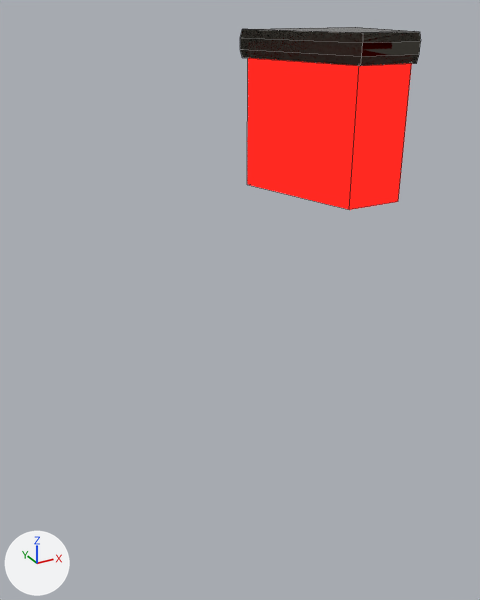
One commit to the Blender file BlenderStuff/PlsBlenderSan.blend: the scene before it, then after it.
Rendered twice from a camera (50 mm lens) standing at (-2.72, -7.68, 5.26) and looking at (1.49, -0.02, 1.43). Every picture has the same lights, and +X, +Y and +Z are marked at lower left. Mesh edges are drawn as thin lines. The same objects are shown in both versions, whatever each file hides.

Names of what the first picture shows: 'Lava', 'Lava_Holder'.
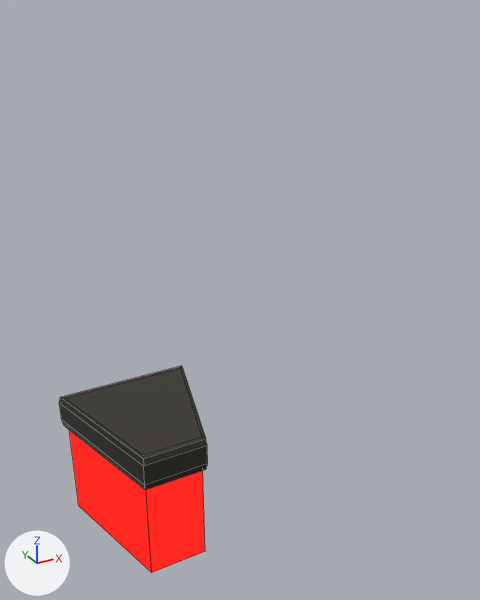
The change in detail:
me_cube_006 is used by ob_lava_holder; location (3.05, 0.0, 4.82); scale (1.0, 1.0, 5.0).
me_cube_006 had 36 vertices, 29 faces and spanned x -1.0..1.0, y -1.0..1.0, z -0.04..0.03.
me_cube_006 now has 20 vertices, 17 faces and spans x -1.0..1.0, y -1.0..1.0, z -0.1..0.0.
Part 1, on me_cube_006:
32 vertices are removed from x -1.0..1.0, y -1.0..1.0, z -0.04..0.03.
29 faces are deleted.
16 vertices are added at x -1.0..1.0, y -1.0..1.0, z -0.1..0.0.
17 new faces join them.
me_cube_007 has 8 vertices, 4 faces and spans x -0.92..0.92, y -0.92..0.92, z -2.0..0.0.
me_cube_007 is used by ob_lava; parent ob_lava_holder; location (0.0, 18.71, 4.825).
me_cube_007 part 2: the whole mesh is scaled about the mesh origin by (1, 1, 0.75).
Object 'Lava_Holder' (ob_lava_holder) moves from (3.05, 0.0, 4.82) to (0.0, 0.0, 0.0).
In object 'Lava' (ob_lava), matrix_parent_inverse goes from Matrix(((1.0, 0.0, 0.0, 0.0), (0.0, 1.0, 0.0, -18.71), (0.0, 0.0, 0.2, -0.965), (0.0, 0.0, 0.0, 1.0))) to Matrix(((1.0, 0.0, 0.0, 0.0), (0.0, 1.0, 0.0, 0.0), (0.0, 0.0, 0.2, 0.0), (0.0, 0.0, 0.0, 1.0))).
Object 'Lava' (ob_lava) moves from (0.0, 18.71, 4.825) to (0.0, 0.0, -0.5).

What differs and where, as boxes [x1, y1, x2, y2] in the pictures (480 x 600 px):
'Lava', mesh rescaled, moved
    before: [247, 58, 412, 210]
    after: [69, 430, 205, 572]
'Lava_Holder', reshaped, moved (18% narrower, 212% taller)
    before: [240, 27, 421, 66]
    after: [59, 366, 208, 490]
